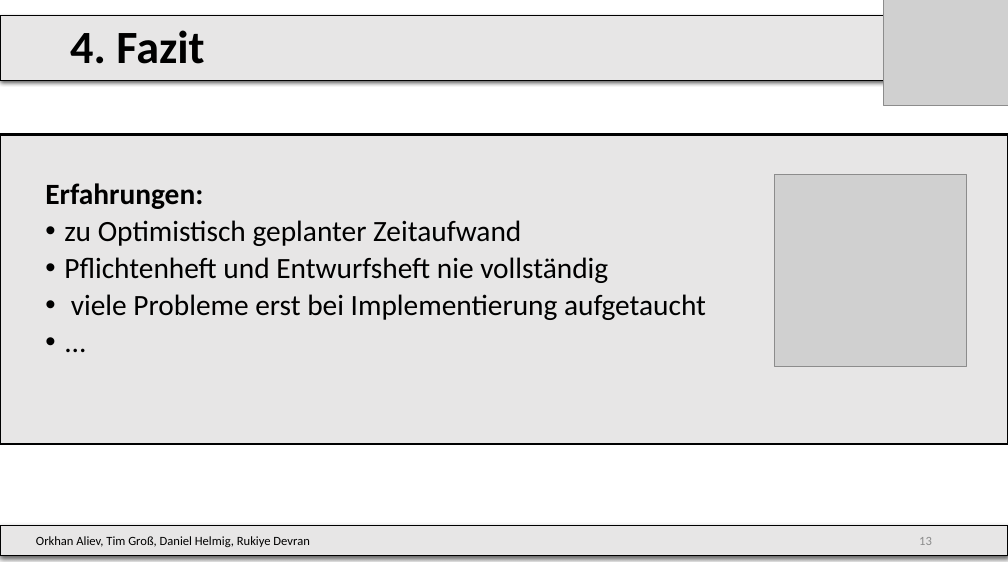
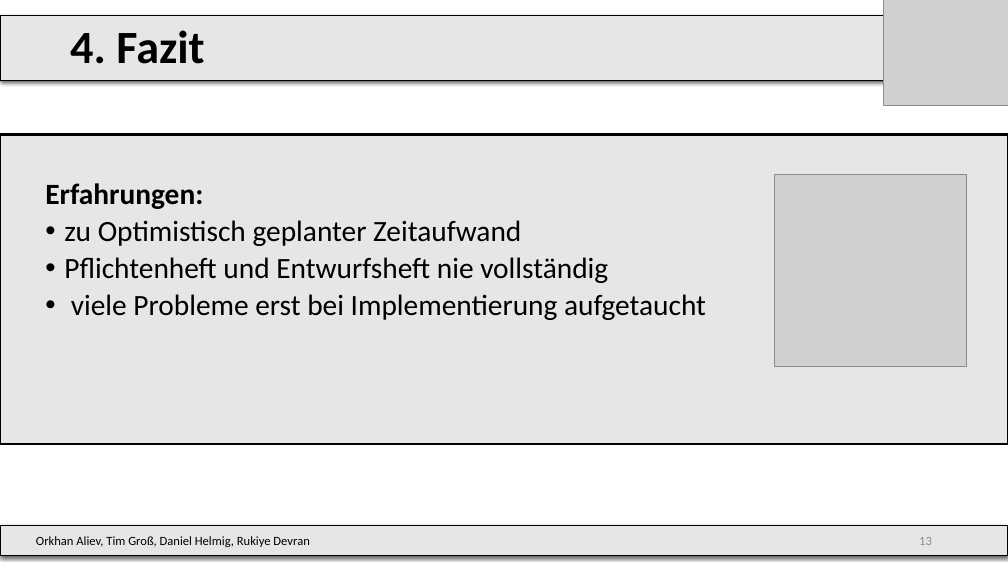
Before and after one commit to DrMopiti/pse, a slide deck: slide 12 of Abschlusspräsentation/Abschlusspräsentation.pptx. Drawn at 1008x567 pixels with LibreOffice and Linux fonts; fonts in the diff are those of the drawing; grey boxes stand for pictures; background and template pictures are left out. Boxes give left, top, right and bottom in pixels: in the first picture for what was removed or moved away, otherwise in the second. Text is boxed around its words. In the diff, an @@ line names an element or a change of style, - is before the commit and + after.

```diff
--- a/Abschlusspräsentation/Abschlusspräsentation.pptx
+++ b/Abschlusspräsentation/Abschlusspräsentation.pptx
@@ text at bbox=[0, 135, 1008, 445]: paragraph removed @@
-  • ...
```
Also in this commit, not shown: 2 other slides changed.
